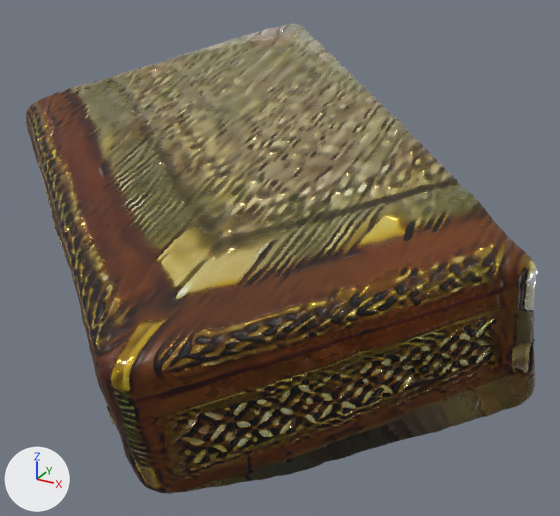
A saved change to the glTF model public/models/alkafeel-pro/kfl-2302.glb.
Rendered twice from a 50 mm camera at (0.628, -1.043, 0.445) aimed at (0.058, -0.005, -0.074). The lights are fixed; the arrows at lower left show +X, +Y and +Z. The picture after the commit comes second. Vertices at exactly the same position are counted once.

Objects in the first picture: 'kfl-2302'.
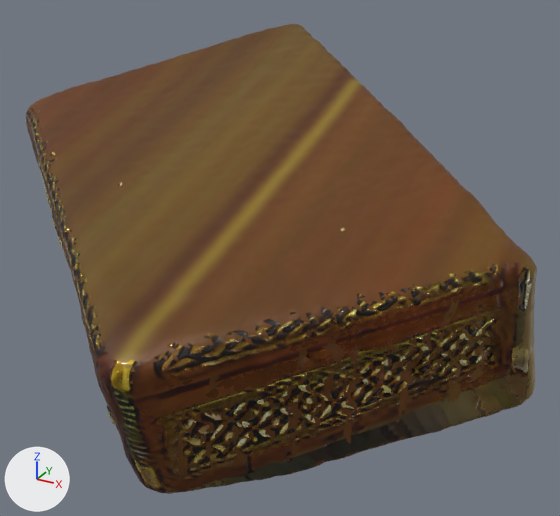
What differs and where, as boxes [x1, y1, x2, y2] in the pictures (560 x 516 px):
part 1 of me_kfl_2302, recoloured (yellow to brown): [28, 35, 537, 474] in both
part 2 of me_kfl_2302, recoloured: [133, 24, 537, 311] in both
part 3 of me_kfl_2302, recoloured: [29, 29, 535, 475] in both

Patch to the scene script:
```diff
--- a/public/models/alkafeel-pro/kfl-2302.glb.py
+++ b/public/models/alkafeel-pro/kfl-2302.glb.py
@@ img_image_3 @@
+img_image_3 = load_image('Image_3', '_unpacked/Image_3', 512, 512, 'sRGB')
@@ img_image_4 @@
+img_image_4 = load_image('Image_4', '_unpacked/Image_4', 512, 512, 'Non-Color')
@@ mat_layer4_seamlesssiderim @@
+mat_layer4_seamlesssiderim = bpy.data.materials.new('Layer4_SeamlessSideRim')
+# uses the picture img_image_3
+# uses the picture img_image_4
@@ me_kfl_2302 @@
 me_kfl_2302.from_pydata(...)  # 34997 vertices, 69990 faces; spans x -0.498..0.496, y -0.465..0.464, z -0.254..0.253
 # used by ob_kfl_2302; location = (0.0, 0.0, 0.0)
+# me_kfl_2302 part 1: 21156 faces spanning x -0.498..0.496, y -0.455..0.45, z -0.254..0.239 switch from mat_layer1_goldgildedinlay to mat_layer4_seamlesssiderim
+# me_kfl_2302 part 2: 782 faces spanning x -0.489..0.487, y -0.406..0.376, z -0.171..0.253 switch from mat_layer2_polishedsteelorglaze to mat_layer4_seamlesssiderim
+# me_kfl_2302 part 3: 23507 faces spanning x -0.498..0.495, y -0.458..0.458, z -0.254..0.246 switch from mat_layer3_organicpatina to mat_layer4_seamlesssiderim
```
